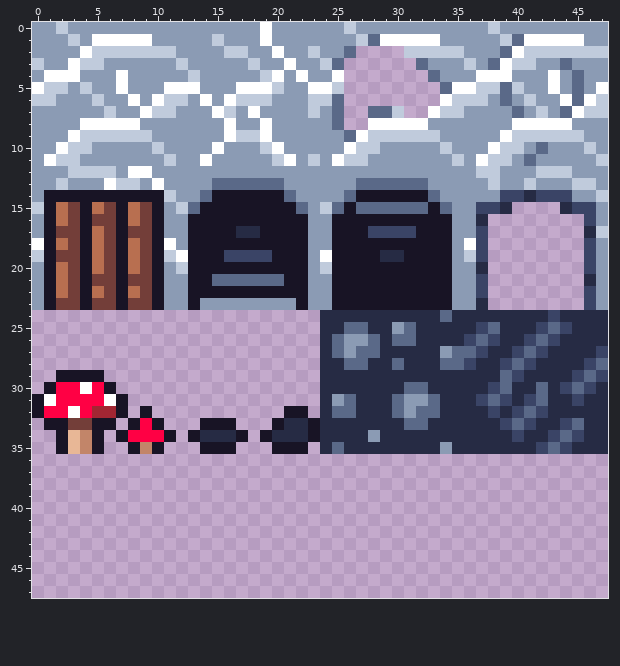
Pixel-art sprite -- src/client/atlases/dcex/dun5.png. The picture above was drawn from the file before the commit.
The file is 48x48 pixels.
Once edited:
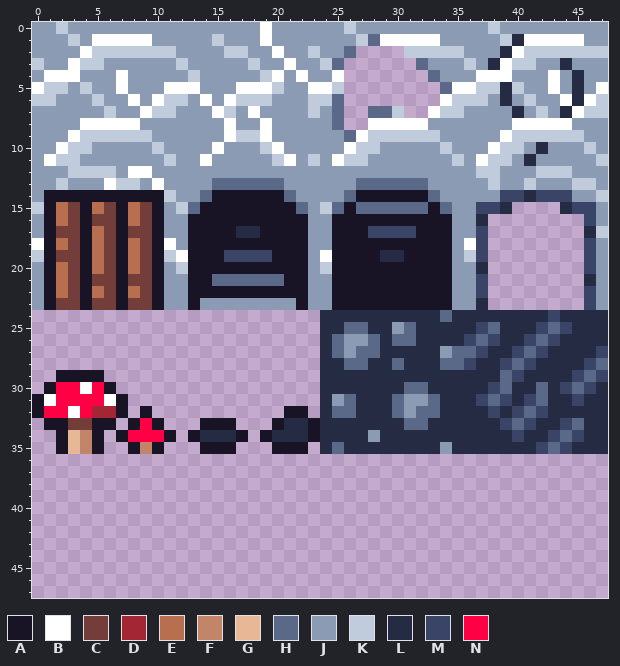
Palette (. is transparent): A #181425  B #ffffff  C #733e39  D #a22633  E #b86f50  F #c28569  G #e8b796  H #5a6988  J #8b9bb4  K #c0cbdc  L #262b44  M #3a4466  N #ff0044
From old to new:
{"y":1,"x":40,"old":"H","new":"L"}
{"y":2,"x":39,"old":"H","new":"L"}
{"y":3,"x":38,"old":"H","new":"L"}
{"y":3,"x":44,"old":"H","new":"L"}
{"y":4,"x":45,"old":"H","new":"L"}
{"y":5,"x":39,"old":"H","new":"L"}
{"y":5,"x":45,"old":"H","new":"L"}
{"y":6,"x":39,"old":"H","new":"L"}
{"y":6,"x":45,"old":"H","new":"L"}
{"y":7,"x":40,"old":"H","new":"L"}
{"y":7,"x":44,"old":"H","new":"L"}
{"y":10,"x":42,"old":"H","new":"L"}
{"y":11,"x":41,"old":"H","new":"L"}
{"label":"changed","picture_box":[488,34,584,166]}
